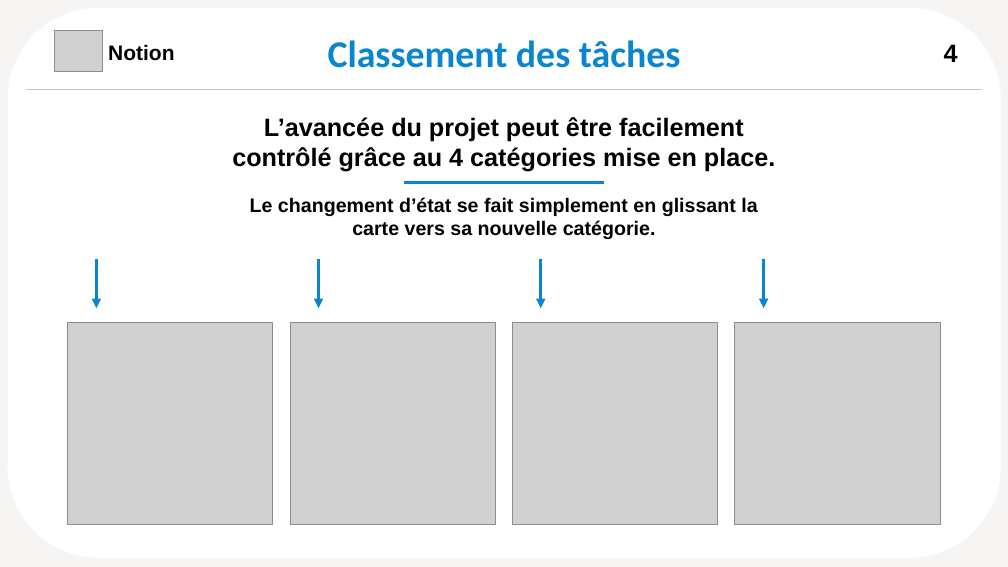
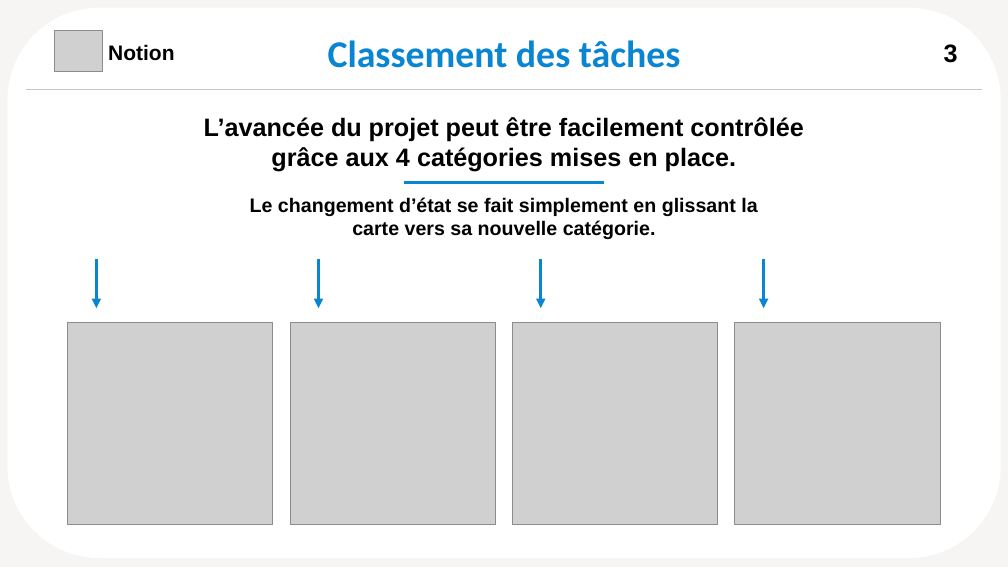
Before and after one commit to lionelagf/Menu-maker-by-qwenta, a slide deck: slide 5 of Faure_Lionel_3_kanban_012024.pptx. Drawn at 1008x567 pixels with LibreOffice and Linux fonts; fonts in the diff are those of the drawing; grey boxes stand for pictures. Boxes give left, top, right and bottom in pixels: in the first picture for what was removed or moved away, otherwise in the second. Text is boxed around its words. In the diff, an @@ line names an element or a change of style, - is before the commit and + after.

```diff
--- a/Faure_Lionel_3_kanban_012024.pptx
+++ b/Faure_Lionel_3_kanban_012024.pptx
@@ text at (x1=944, y1=44, x2=958, y2=63): text changed @@
-4
+3
@@ text at (x1=204, y1=117, x2=803, y2=172): text changed @@
-L’avancée du projet peut être facilement contrôlé grâce au 4 catégories mise en place.
+L’avancée du projet peut être facilement contrôlée grâce aux 4 catégories mises en place.
```
Also in this commit, not shown: 6 other slides changed, 6 other files.
